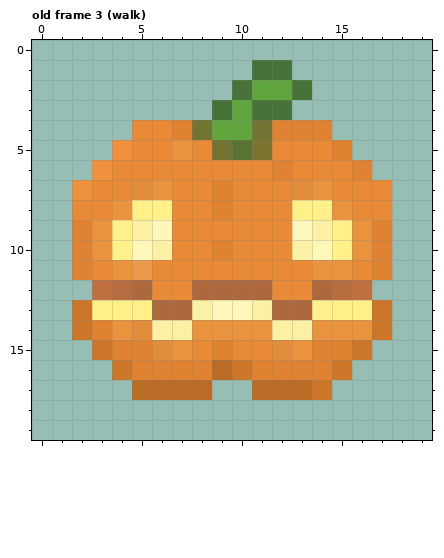
Two versions of one pixel-art file, sprites/enemies/pumpkin.aseprite. That is the earlier state.
20x20 pixels, 5 frames. Colours within 5 levels of each other are drawn and written as one. Shown: old frame 3 (walk). The commit also changed other frames, which this record leaves out.
New version:
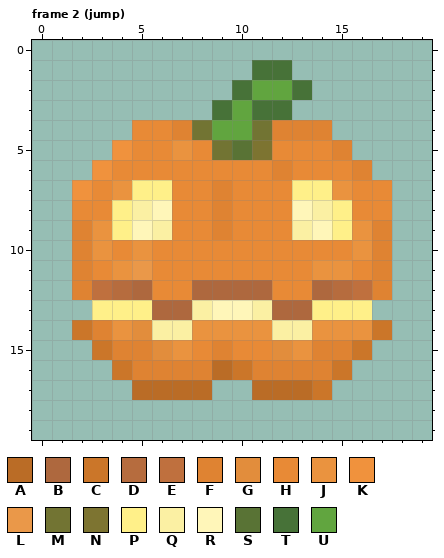
Palette (. is transparent): A #ba6c26  B #ae683e  C #cb7629  D #b66c3e  E #bf703e  F #df8332  G #e28d3c  H #e88a36  J #ea933f  K #f0923d  L #ea9849  M #727433  N #7d7431  P #fff089  Q #fbf0a3  R #fff6b9  S #597335  T #477238  U #61a53f
A new or re-ordered frame is compared with the old frame closest to it.
Commit message: added pumpkin. Adjusted movement speed of everything
The edit:
{"change": "layer \"top/base\" added"}
{"change": "layer \"top/outline\" added"}
{"change": "layer \"face\" added"}
{"change": "layer \"Layer 2\" removed"}
{"change": "layer \"Layer 4\" removed"}
{"change": "layer \"Layer 3\" removed"}
{"change": "frames re-ordered"}
{"where": "frame 2 (jump) against old frame 3 (walk)"}
{"frame":2,"y":7,"x":4,"old":"HGJ","new":"JPP"}
{"frame":2,"y":7,"x":13,"old":"GJH","new":"PPJ"}
{"frame":2,"y":8,"x":4,"old":"JPP","new":"PQR"}
{"frame":2,"y":8,"x":13,"old":"PPJ","new":"RQP"}
{"frame":2,"y":9,"x":5,"old":"QR","new":"RQ"}
{"frame":2,"y":9,"x":9,"old":"H","new":"F"}
{"frame":2,"y":9,"x":13,"old":"RQ","new":"QR"}
{"frame":2,"y":10,"x":4,"old":"PRQ","new":"HJH"}
{"frame":2,"y":10,"x":9,"old":"F","new":"H"}
{"frame":2,"y":10,"x":13,"old":"QRP","new":"HHH"}
{"frame":2,"y":12,"x":2,"old":".","new":"F"}
{"frame":2,"y":12,"x":17,"old":".","new":"F"}
{"frame":2,"y":13,"x":2,"old":"C","new":"."}
{"frame":2,"y":13,"x":17,"old":"C","new":"."}
{"label":"changed","picture_box":[72,180,392,320]}
